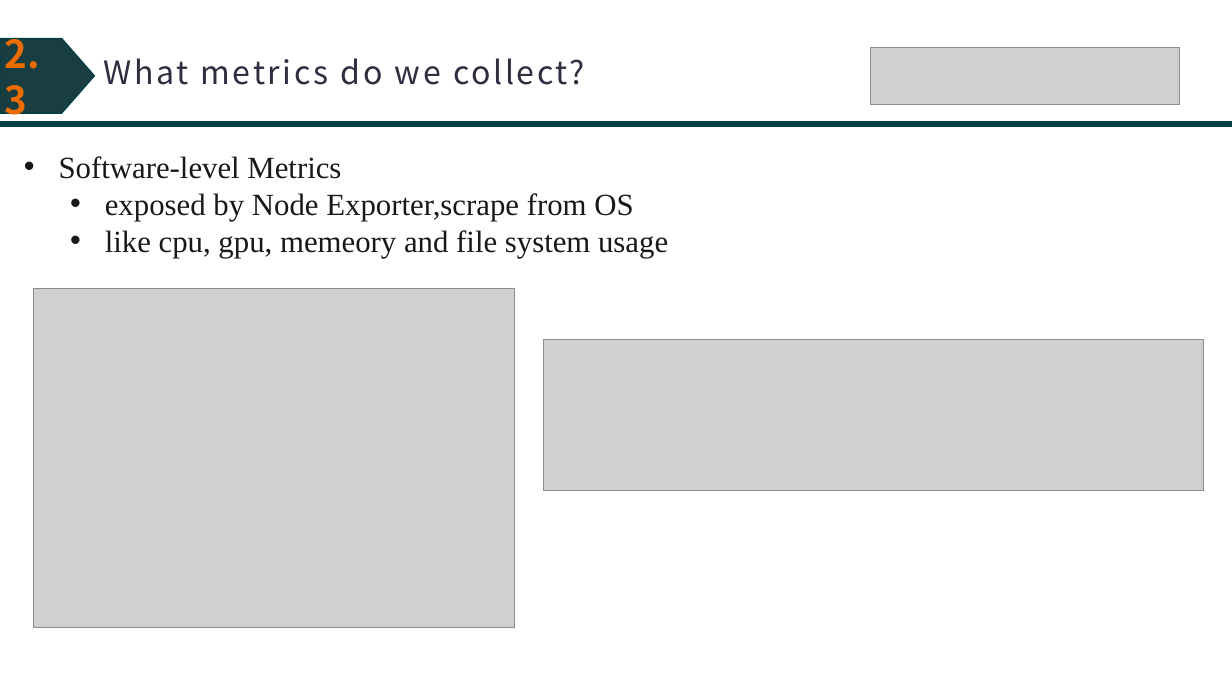
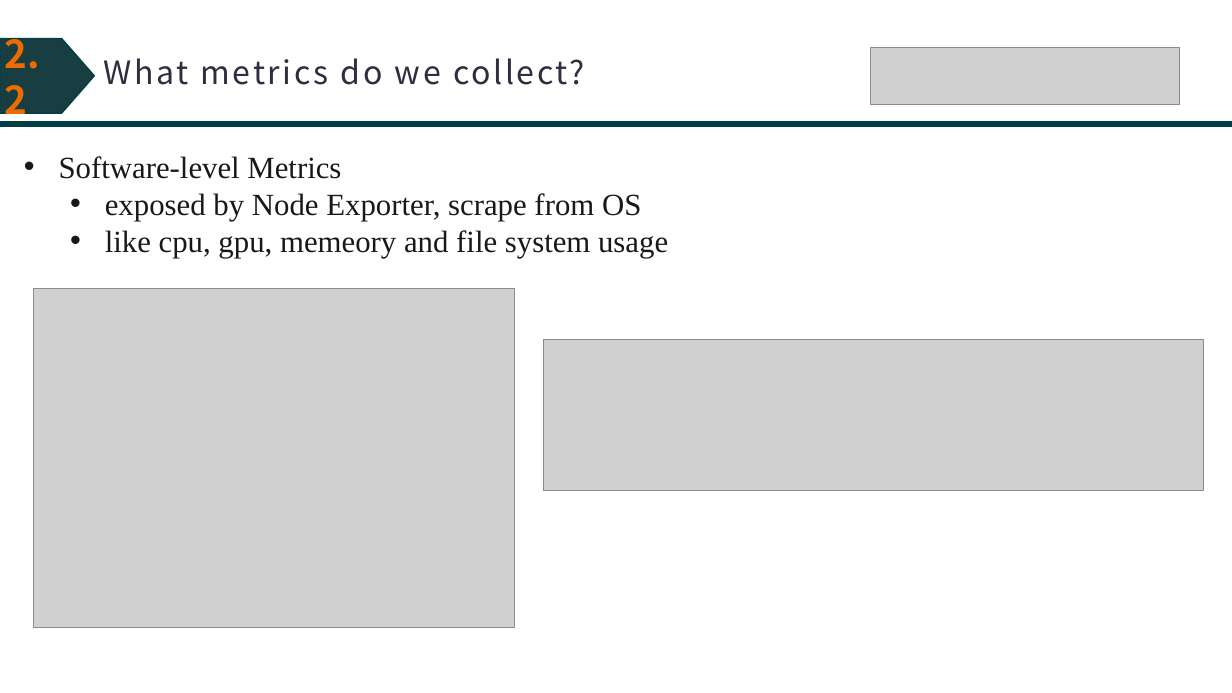
Before and after one commit to similar2/HPCAlertSystem, a slide deck: slide 10 of docs/HPC Monitor System Development.pptx (slide 12 before the commit). Drawn at 1232x693 pixels with LibreOffice and Linux fonts; fonts in the diff are those of the drawing; grey boxes stand for pictures. Boxes give left, top, right and bottom in pixels: in the first picture for what was removed or moved away, otherwise in the second. Text is boxed around its words. In the diff, an @@ line names an element or a change of style, - is before the commit and + after.

```diff
--- a/docs/HPC Monitor System Development.pptx
+++ b/docs/HPC Monitor System Development.pptx
@@ text in right arrow at [4, 28, 39, 121]: text changed @@
-2.3
+2.2
@@ text at [105, 193, 641, 221]: spaces changed @@
-  • exposed by Node Exporter,scrape from OS
+  • exposed by Node Exporter, scrape from OS
```
Also in this commit, not shown: 14 other slides changed, 2 slides added, 19 slides removed.
